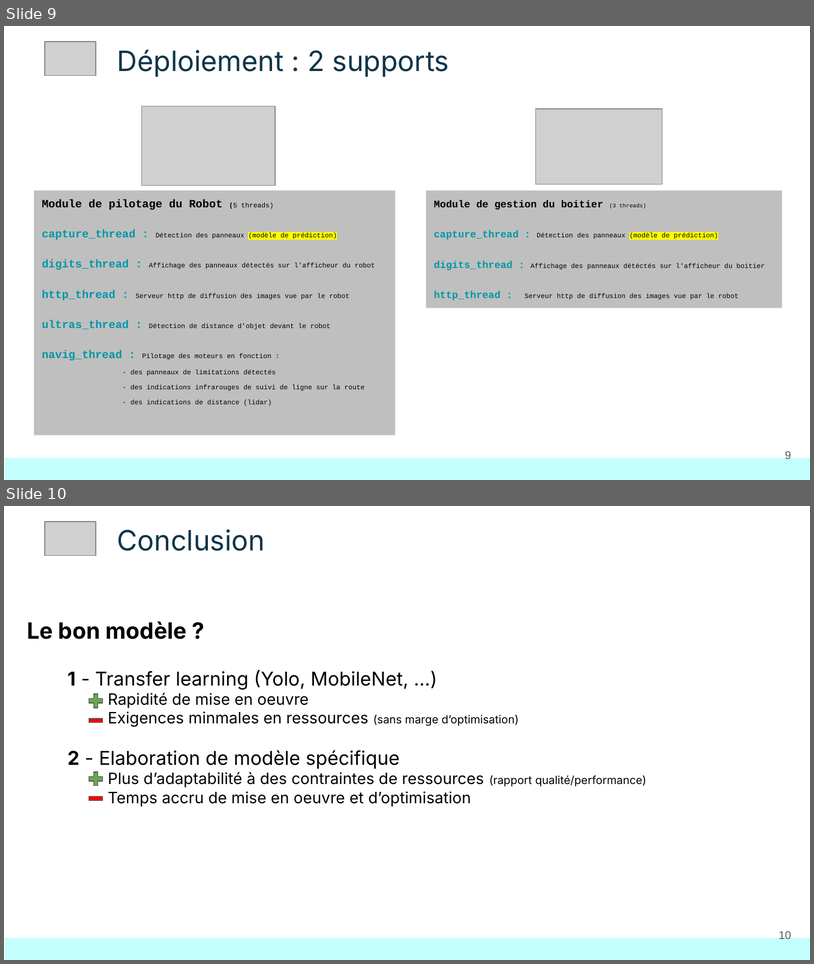
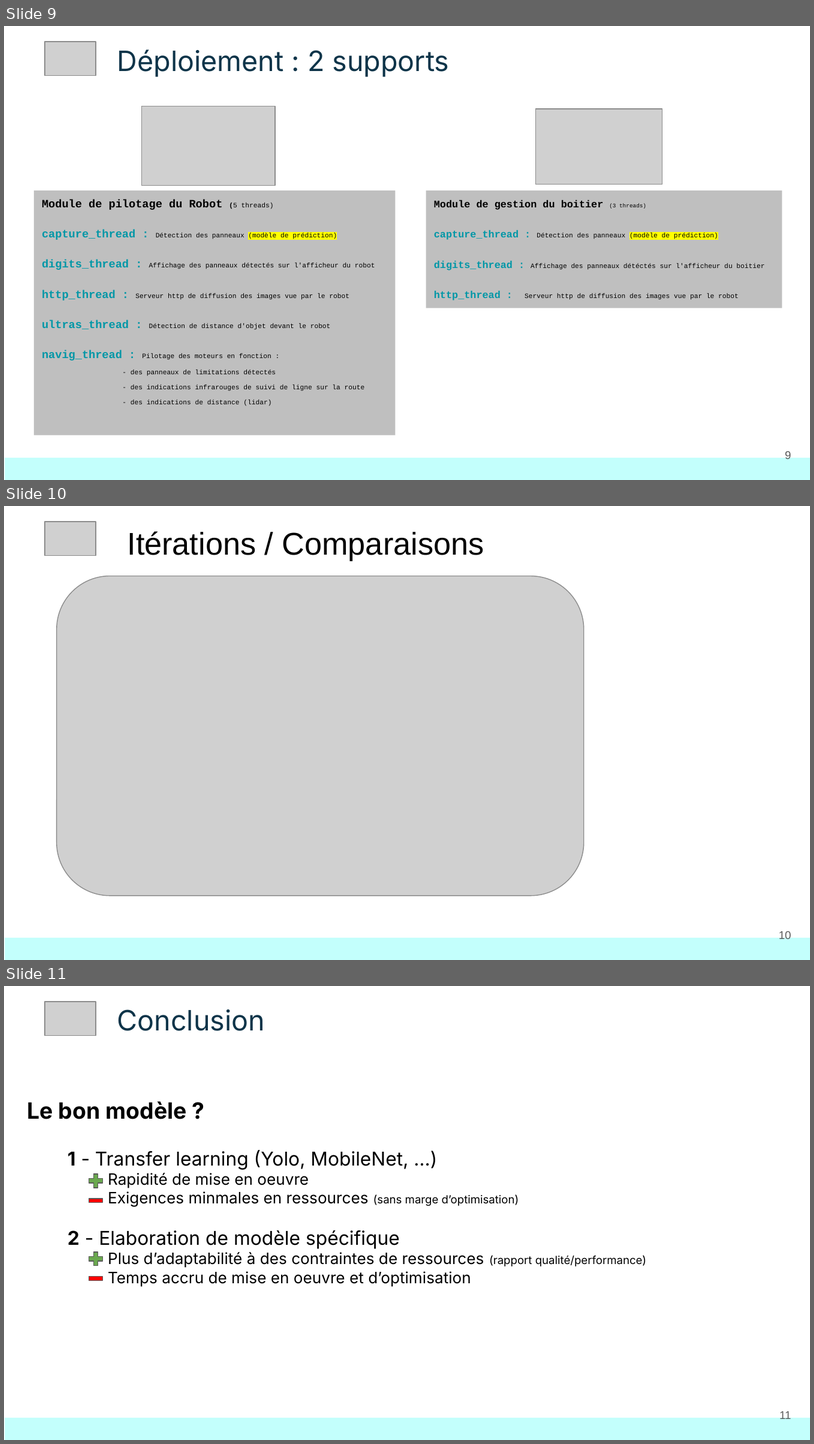
Before and after one commit to sg1961/CertifCDSD, a slide deck: Bloc6/Projet_TrafficSigns-Presentation.ppsx. Shown one above the other, each under a label of ours: slides 9 and 10 before the commit, slides 9, 10 and 11 after it. The pictures are 814x964 and 814x1444 pixels, drawn with LibreOffice and Linux fonts; fonts in the diff are those of the drawing; grey boxes stand for pictures. Boxes give left, top, right and bottom in pixels: in the first picture for what was removed or moved away, otherwise in the second. Text is boxed around its words. In the diff, an @@ line names an element or a change of style, - is before the commit and + after.

```diff
--- a/Bloc6/Projet_TrafficSigns-Presentation.ppsx
+++ b/Bloc6/Projet_TrafficSigns-Presentation.ppsx
@@ slide 10 added at (x1=4, y1=506, x2=810, y2=960), background #FFFFFF @@
@@ picture added at (x1=45, y1=522, x2=96, y2=555) @@
@@ title added at (x1=128, y1=531, x2=485, y2=561), 28 pt, text #000000 @@
+Itérations / Comparaisons
@@ picture added at (x1=56, y1=576, x2=584, y2=895) @@
@@ rectangle added at (x1=5, y1=937, x2=810, y2=959), fill #C3FFFC @@
@@ page number added at (x1=779, y1=930, x2=792, y2=939), 10 pt, text #595959 @@
+10
@@ what was slide 10 is now slide 11 @@
@@ page number at (x1=780, y1=1410, x2=791, y2=1419): text changed @@
-10
+11
```
